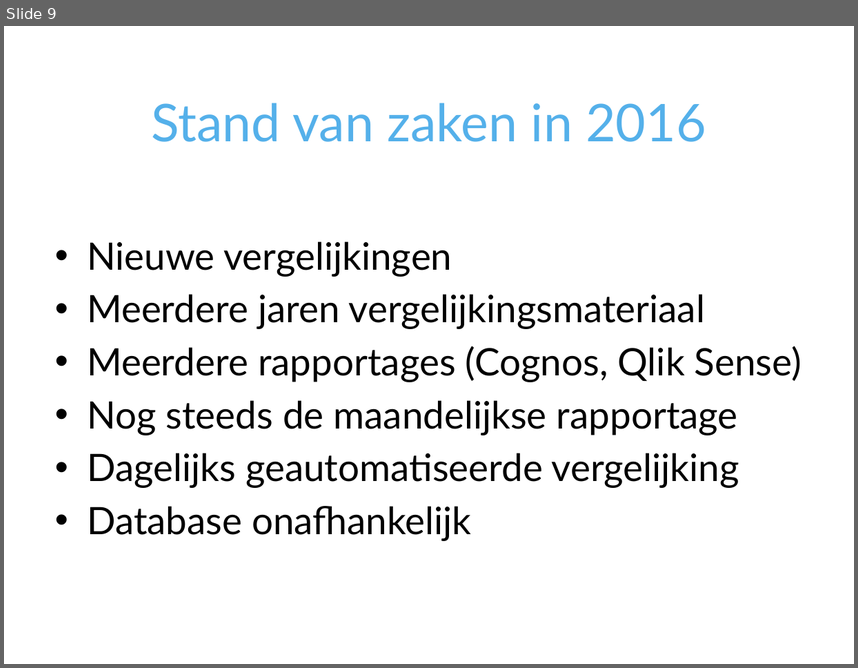
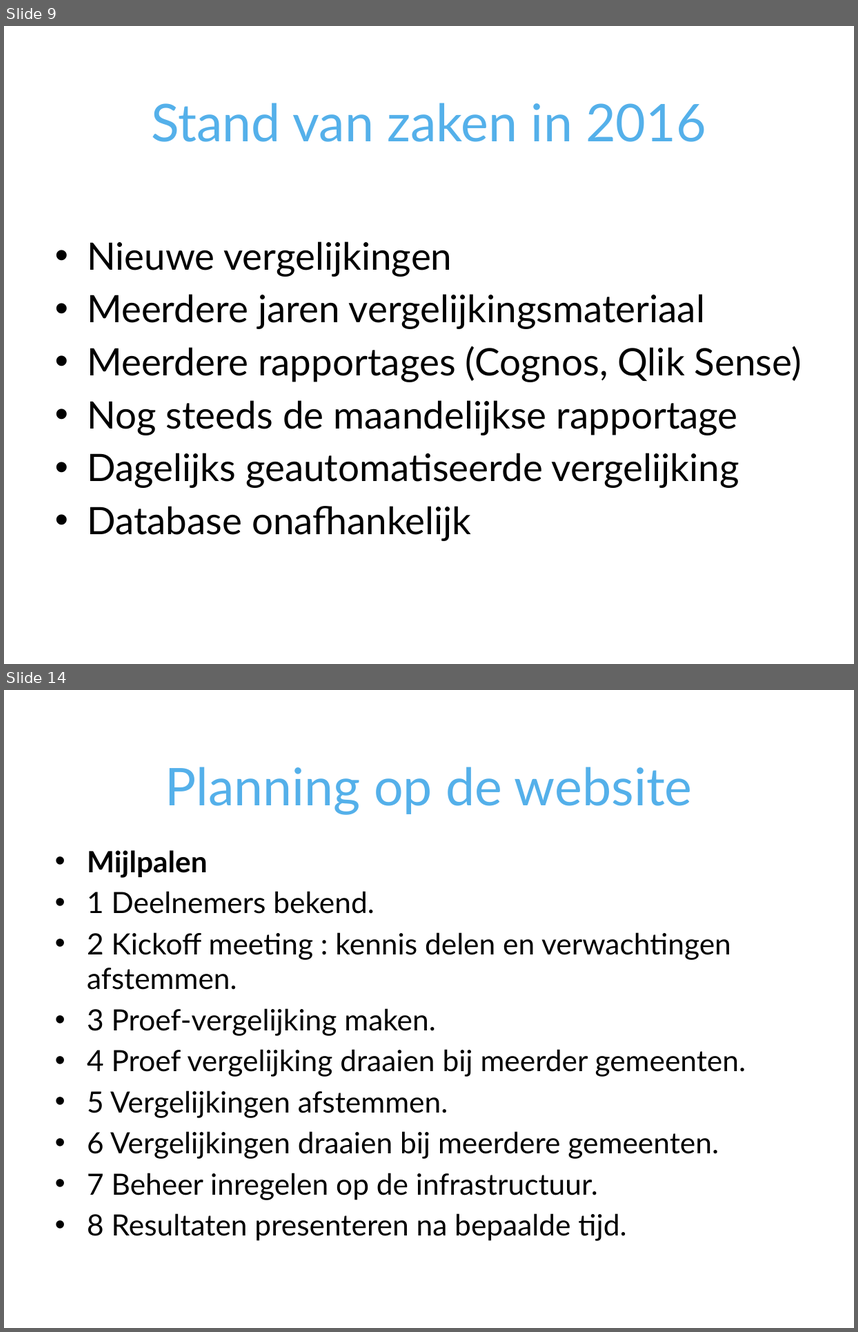
Before and after one commit to VNG-Realisatie/i-Spiegel, a slide deck: doc/GegevensVergelijker.pptx. Shown one above the other, each under a label of ours: slide 9 before the commit, slides 9 and 14 after it; the slides between them are not shown. The pictures are 858x668 and 858x1332 pixels, drawn with LibreOffice and Linux fonts; fonts in the diff are those of the drawing; background and template pictures are left out. Boxes give left, top, right and bottom in pixels: in the first picture for what was removed or moved away, otherwise in the second. Text is boxed around its words. In the diff, an @@ line names an element or a change of style, - is before the commit and + after.

Commit message:
- aangepast voor de kickoff meeting

```diff
--- a/doc/GegevensVergelijker.pptx
+++ b/doc/GegevensVergelijker.pptx
@@ slide 14 added at bbox=[4, 690, 854, 1328], background picture (left out) @@
@@ title added at bbox=[165, 767, 693, 814], 44 pt, text #54B0EA @@
+Planning op de website
@@ text added at bbox=[87, 850, 746, 1241], 24.8 pt, text #000000 @@
+• Mijlpalen
+• 1 Deelnemers bekend.
+• 2 Kickoff meeting : kennis delen en verwachtingen afstemmen.
+• 3 Proef-vergelijking maken.
+• 4 Proef vergelijking draaien bij meerder gemeenten.
+• 5 Vergelijkingen afstemmen.
+• 6 Vergelijkingen draaien bij meerdere gemeenten.
+• 7 Beheer inregelen op de infrastructuur.
+• 8 Resultaten presenteren na bepaalde tijd.
```
Also in this commit, not shown: 1 slide changed, 5 other slides added.
